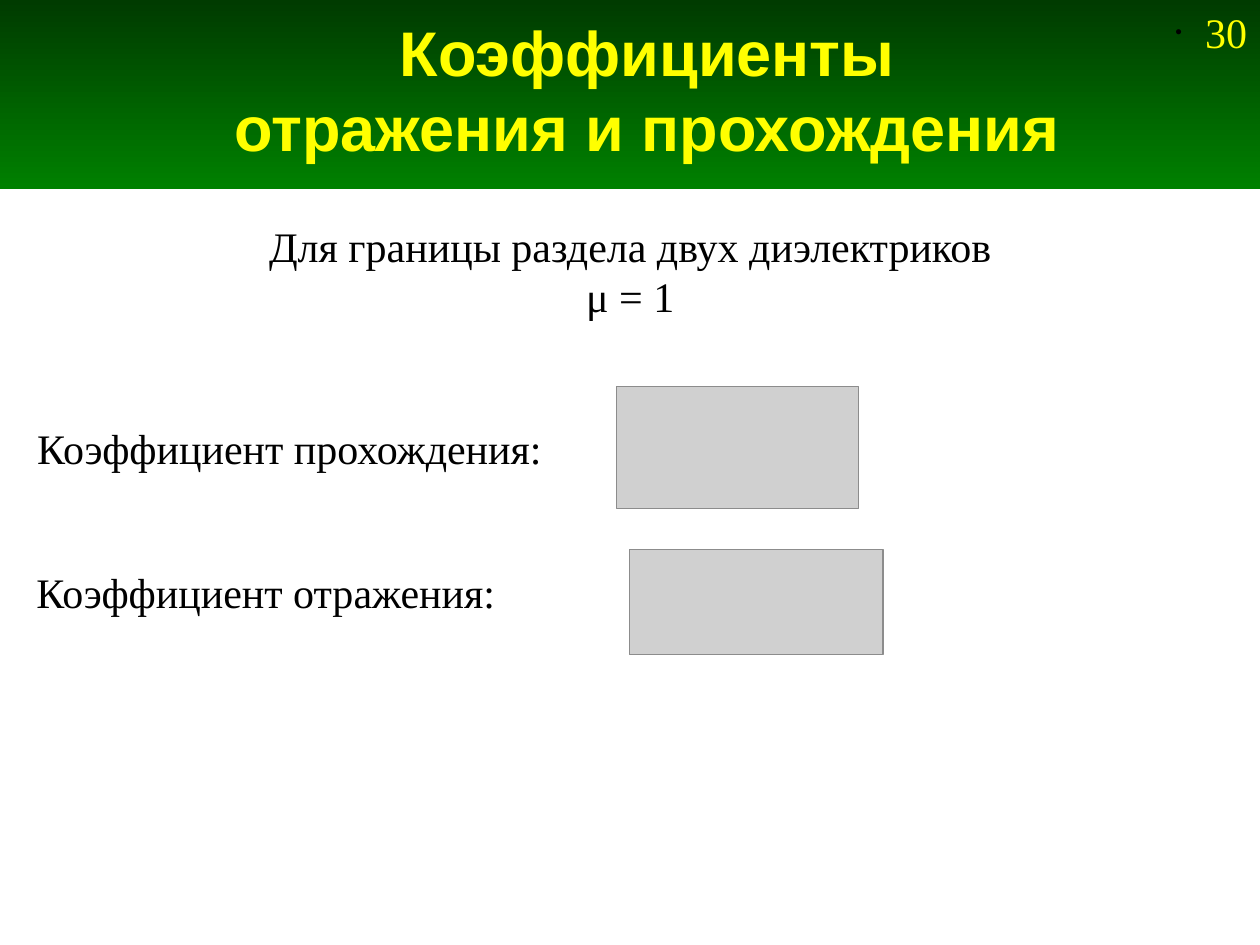
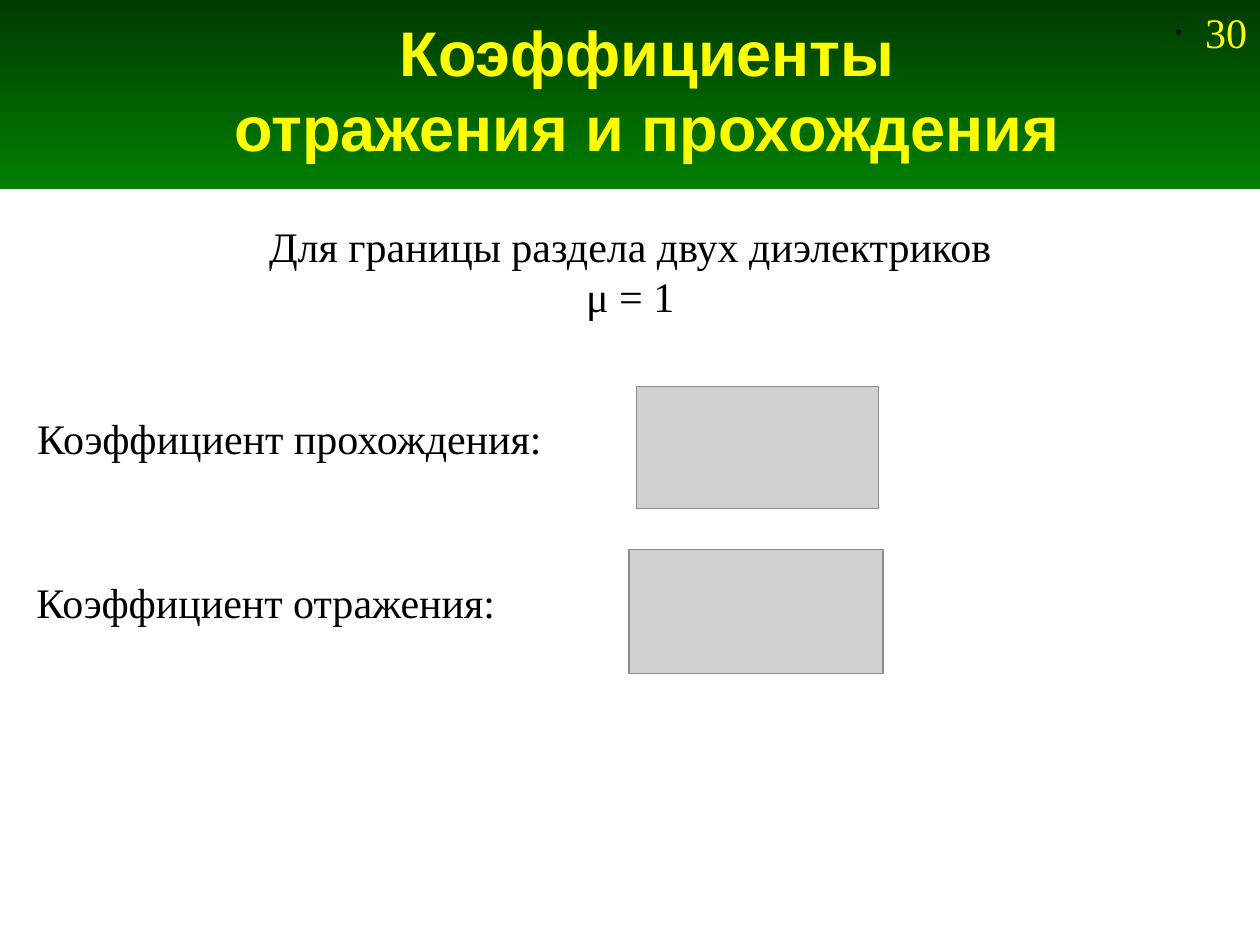
Before and after one commit to Jenyay/modelling, a slide deck: slide 30 of fdtd/presentations/11. FDTD-1D Numerical dispersion.odp. Drawn at 1260x945 pixels with LibreOffice and Linux fonts; fonts in the diff are those of the drawing; grey boxes stand for pictures. Boxes give left, top, right and bottom in pixels: in the first picture for what was removed or moved away, otherwise in the second. Text is boxed around its words. In the diff, an @@ line names an element or a change of style, - is before the commit and + after.

```diff
--- a/fdtd/presentations/11. FDTD-1D Numerical dispersion.odp
+++ b/fdtd/presentations/11. FDTD-1D Numerical dispersion.odp
@@ picture: place and size @@
-picture at <box>616,387,858,509</box>
+picture at <box>636,387,878,509</box>
@@ text "Коэффициент прохождения:": place and size @@
-text "Коэффициент прохождения:" at <box>37,435,542,473</box>
+text "Коэффициент прохождения:" at <box>37,425,542,463</box>
@@ picture: place and size @@
-picture at <box>629,549,882,655</box>
+picture at <box>629,549,883,673</box>
@@ text "Коэффициент отражения:": place and size @@
-text "Коэффициент отражения:" at <box>36,579,495,617</box>
+text "Коэффициент отражения:" at <box>36,589,495,627</box>
```
Also in this commit, not shown: 2 other slides changed, 1 slide added, 3 slides removed, 3 other files.
